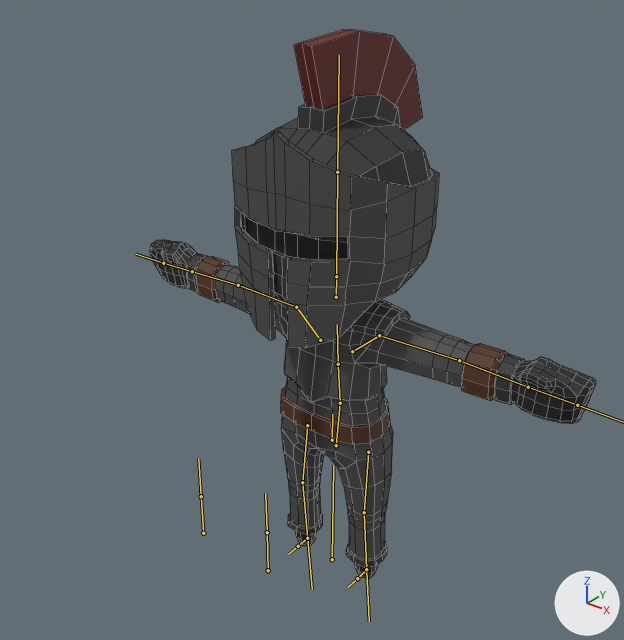
Renders of the FBX model Assets/Mixamo/Run With Sword.fbx from each side of a commit.
Before and after are seen from a 50 mm camera at (2.87, -3.82, 4.19) aimed at (0.14, -0.41, 2.08). The axes (+X, +Y, +Z) are drawn at lower right. The lights are the same throughout. The bones that bend it are drawn over the model as lines. Mesh edges are drawn as thin lines.

Objects in the first picture: 'Body1'.
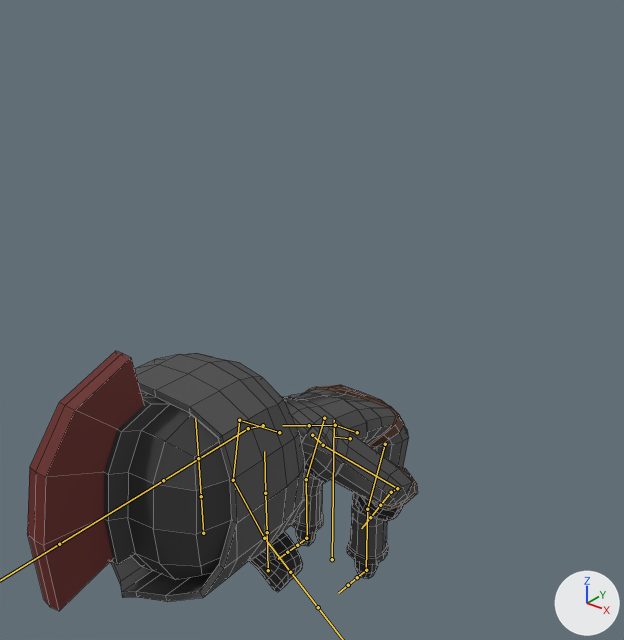
The newer file adds an action. The first version stands in its rest pose; the second is drawn at frame 21 of the action 'CharacterArmature|CharacterArmature|CharacterArmature|PickUp|Layer0'.

The change, as a list of edits to the scene's bpy script:
```text
Change bone_body:
    where bone_body = bpy.data.objects['CharacterArmature'].pose.bones['Body']  # child of 'Bone'
    bone_body.location: (0.0, 0.0, 0.0) -> (0.0, -0.092, -0.201)
    bone_body.rotation_quaternion: (1.0, 0.0, 0.0, 0.0) -> (0.869, 0.495, 0.0, 0.0)  # degrees (0, 0, 0) -> degrees (59, 0, 0)
Change bone_neck:
    where bone_neck = bpy.data.objects['CharacterArmature'].pose.bones['Neck']  # child of 'Torso'
    bone_neck.rotation_quaternion: (1.0, 0.0, 0.0, 0.0) -> (0.994, 0.11, 0.0, 0.0)  # degrees (0, 0, 0) -> degrees (13, 0, 0)
Change bone_head:
    where bone_head = bpy.data.objects['CharacterArmature'].pose.bones['Head']  # child of 'Neck'
    bone_head.rotation_quaternion: (1.0, 0.0, 0.0, 0.0) -> (0.989, 0.149, 0.0, 0.0)  # degrees (0, 0, 0) -> degrees (17, 0, 0)
Change bone_upperarm_l:
    where bone_upperarm_l = bpy.data.objects['CharacterArmature'].pose.bones['UpperArm.L']  # child of 'Shoulder.L'
    bone_upperarm_l.rotation_quaternion: (1.0, 0.0, 0.0, 0.0) -> (0.788, -0.29, 0.453, -0.299)  # degrees (0, 0, 0) -> degrees (-60, 33, -61)
Change bone_lowerarm_l:
    where bone_lowerarm_l = bpy.data.objects['CharacterArmature'].pose.bones['LowerArm.L']  # child of 'UpperArm.L'
    bone_lowerarm_l.rotation_quaternion: (1.0, 0.0, 0.0, 0.0) -> (0.772, 0.077, 0.328, -0.539)  # degrees (0, 0, 0) -> degrees (-17, 36, -75)
Change bone_fist_l:
    where bone_fist_l = bpy.data.objects['CharacterArmature'].pose.bones['Fist.L']  # child of 'LowerArm.L'
    bone_fist_l.rotation_quaternion: (1.0, 0.0, 0.0, 0.0) -> (0.881, 0.079, 0.448, 0.131)  # degrees (0, 0, 0) -> degrees (24, 50, 28)
Change bone_shoulder_r:
    where bone_shoulder_r = bpy.data.objects['CharacterArmature'].pose.bones['Shoulder.R']  # child of 'Torso'
    bone_shoulder_r.location: (0.0, 0.0, 0.0) -> (-0.041, -0.025, 0.078)
Change bone_upperarm_r:
    where bone_upperarm_r = bpy.data.objects['CharacterArmature'].pose.bones['UpperArm.R']  # child of 'Shoulder.R'
    bone_upperarm_r.rotation_quaternion: (1.0, 0.0, 0.0, 0.0) -> (0.766, -0.392, 0.011, 0.509)  # degrees (0, 0, 0) -> degrees (-40, 25, 58)
Change bone_lowerarm_r:
    where bone_lowerarm_r = bpy.data.objects['CharacterArmature'].pose.bones['LowerArm.R']  # child of 'UpperArm.R'
    bone_lowerarm_r.rotation_quaternion: (1.0, 0.0, 0.0, 0.0) -> (0.888, -0.168, -0.099, 0.417)  # degrees (0, 0, 0) -> degrees (-22, -2, 51)
Change bone_fist_r:
    where bone_fist_r = bpy.data.objects['CharacterArmature'].pose.bones['Fist.R']  # child of 'LowerArm.R'
    bone_fist_r.rotation_quaternion: (1.0, 0.0, 0.0, 0.0) -> (0.957, 0.003, -0.228, 0.177)  # degrees (0, 0, 0) -> degrees (-5, -26, 22)
Change bone_upperleg_l:
    where bone_upperleg_l = bpy.data.objects['CharacterArmature'].pose.bones['UpperLeg.L']  # child of 'Body'
    bone_upperleg_l.rotation_quaternion: (1.0, 0.0, 0.0, 0.0) -> (0.773, -0.634, -0.011, -0.001)  # degrees (0, 0, 0) -> degrees (-79, -1, 1)
Change bone_lowerleg_l:
    where bone_lowerleg_l = bpy.data.objects['CharacterArmature'].pose.bones['LowerLeg.L']  # child of 'UpperLeg.L'
    bone_lowerleg_l.rotation_quaternion: (1.0, 0.0, 0.0, 0.0) -> (0.992, 0.125, 0.0, 0.0)  # degrees (0, 0, 0) -> degrees (14, 0, 0)
Change bone_upperleg_r:
    where bone_upperleg_r = bpy.data.objects['CharacterArmature'].pose.bones['UpperLeg.R']  # child of 'Body'
    bone_upperleg_r.rotation_quaternion: (1.0, 0.0, 0.0, 0.0) -> (0.773, -0.634, 0.011, 0.001)  # degrees (0, 0, 0) -> degrees (-79, 1, -1)
Change bone_lowerleg_r:
    where bone_lowerleg_r = bpy.data.objects['CharacterArmature'].pose.bones['LowerLeg.R']  # child of 'UpperLeg.R'
    bone_lowerleg_r.rotation_quaternion: (1.0, 0.0, 0.0, 0.0) -> (0.992, 0.125, 0.0, 0.0)  # degrees (0, 0, 0) -> degrees (14, 0, 0)
```

Pixel boxes [x1, y1, x2, y2] of what changed, in the pictures (624 x 640 px):
'Body1', posed (12% narrower, 52% shorter)
    before: [149, 30, 596, 578]
    after: [27, 351, 418, 611]
bone 'Body', root to tip
    before: (332, 440) to (332, 414)
    after: (350, 438) to (335, 437)
bone 'Neck', root to tip
    before: (336, 297) to (336, 276)
    after: (263, 425) to (248, 428)
bone 'Head', root to tip
    before: (336, 276) to (337, 172)
    after: (248, 428) to (163, 480)
bone 'UpperArm.L', root to tip
    before: (379, 335) to (459, 360)
    after: (323, 445) to (397, 488)
bone 'LowerArm.L', root to tip
    before: (459, 360) to (528, 387)
    after: (397, 488) to (391, 492)
bone 'Fist.L', root to tip
    before: (528, 387) to (577, 405)
    after: (391, 492) to (380, 505)
bone 'Shoulder.R', root to tip
    before: (320, 340) to (296, 307)
    after: (279, 432) to (239, 420)
bone 'UpperArm.R', root to tip
    before: (296, 307) to (238, 285)
    after: (239, 420) to (233, 480)
bone 'LowerArm.R', root to tip
    before: (238, 285) to (192, 271)
    after: (233, 480) to (264, 538)
bone 'Fist.R', root to tip
    before: (192, 271) to (163, 263)
    after: (264, 538) to (290, 572)
bone 'UpperLeg.L', root to tip
    before: (368, 452) to (364, 512)
    after: (385, 444) to (367, 509)
bone 'LowerLeg.L', root to tip
    before: (364, 512) to (366, 569)
    after: (367, 509) to (366, 570)
bone 'UpperLeg.R', root to tip
    before: (307, 425) to (302, 482)
    after: (324, 418) to (306, 479)
bone 'LowerLeg.R', root to tip
    before: (302, 482) to (307, 538)
    after: (306, 479) to (307, 538)
